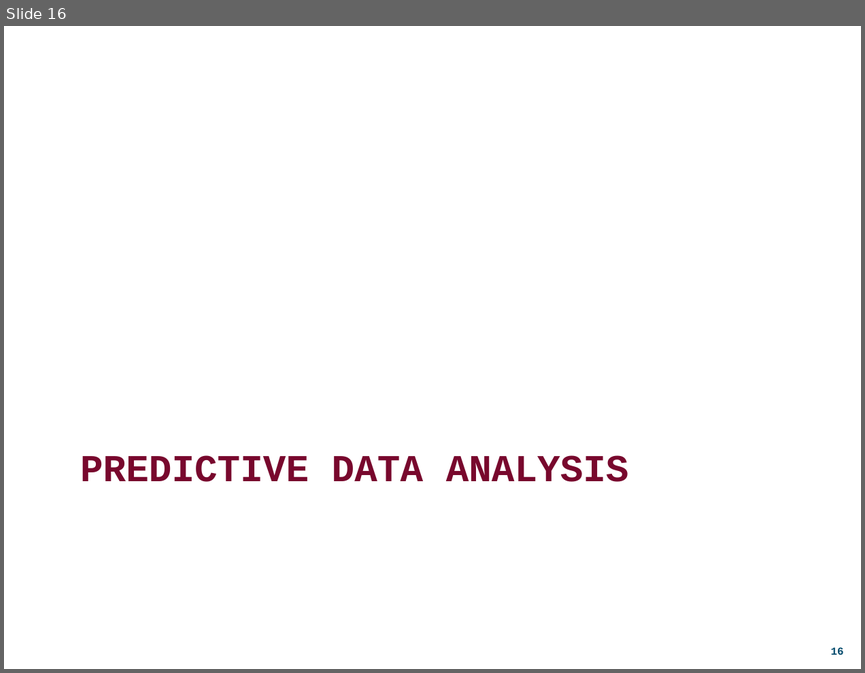
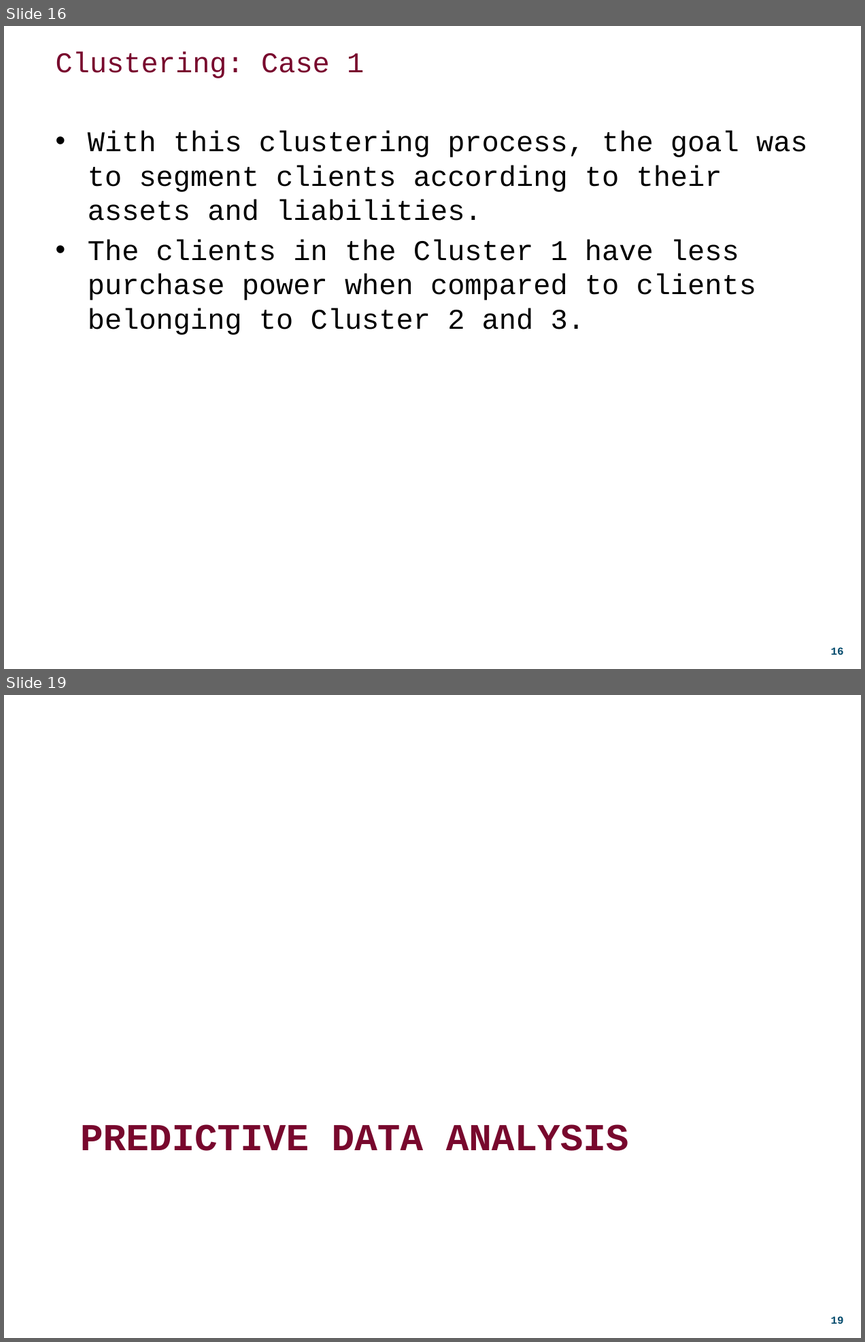
Before and after one commit to DDuarte/DataMiningBanking, a slide deck: Presentation/ecac_presentation.pptx. Shown one above the other, each under a label of ours: slide 16 before the commit, slides 16 and 19 after it; the slides between them are not shown. The pictures are 865x673 and 865x1342 pixels, drawn with LibreOffice and Linux fonts; fonts in the diff are those of the drawing; background and template pictures are left out. Boxes give left, top, right and bottom in pixels: in the first picture for what was removed or moved away, otherwise in the second. Text is boxed around its words. In the diff, an @@ line names an element or a change of style, - is before the commit and + after.

```diff
--- a/Presentation/ecac_presentation.pptx
+++ b/Presentation/ecac_presentation.pptx
@@ slide 16 added at bbox=[4, 26, 861, 669], background #FFFFFF; not listed: 1 template element that a slide beside it also shows @@
@@ title added at bbox=[56, 52, 364, 78], 24 pt, text #78082D @@
+Clustering: Case 1
@@ text added at bbox=[88, 131, 808, 335], 24 pt, text #000000 @@
+• With this clustering process, the goal was to segment clients according to their assets and liabilities.
+• The clients in the Cluster 1 have less purchase power when compared to clients belonging to Cluster 2 and 3.
@@ what was slide 16 is now slide 19 @@
```
Also in this commit, not shown: 4 slides changed, 15 other slides added, 1 slide removed.
